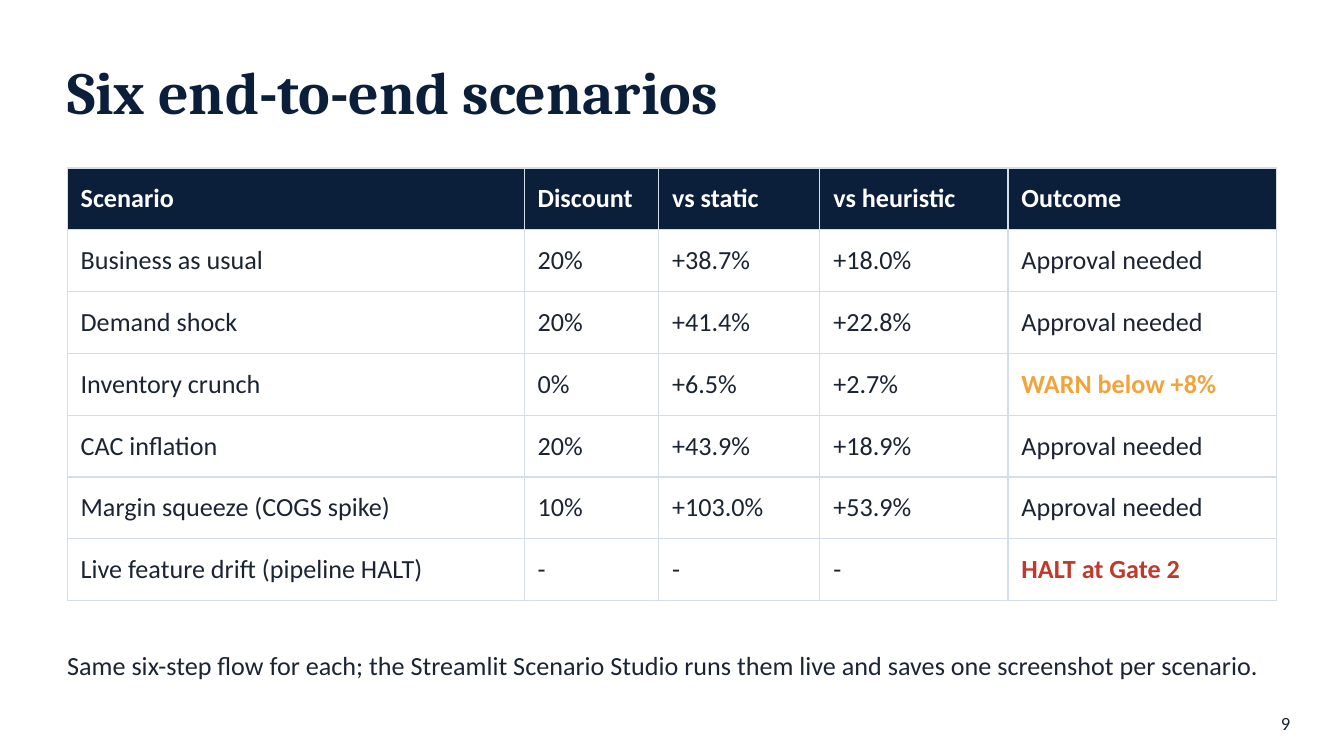
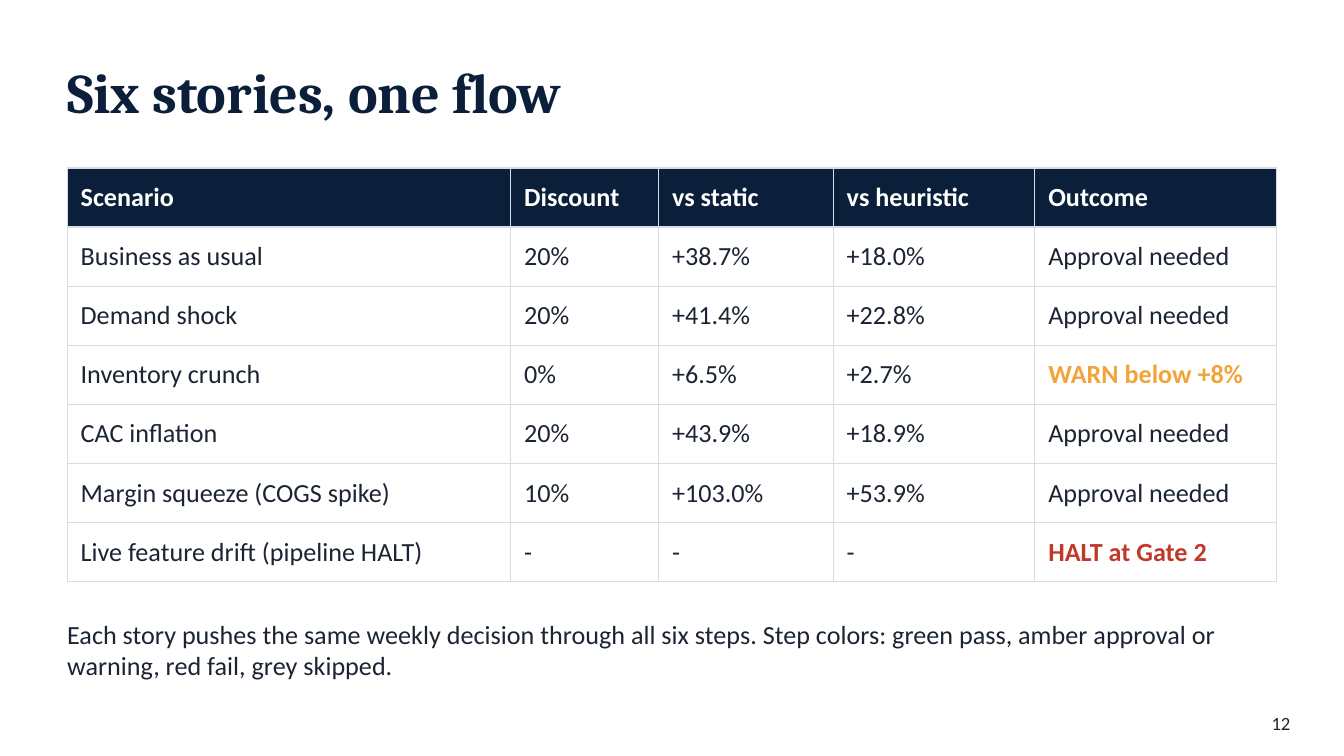
Before and after one commit to ramakrishnakandipati/MMM, a slide deck: slide 12 of agents/Autonomous_Campaign_and_Yield_Optimizer/presentation/Autonomous_Campaign_Yield_Optimizer.pptx (slide 9 before the commit). Drawn at 1344x756 pixels with LibreOffice and Linux fonts; fonts in the diff are those of the drawing. Boxes give left, top, right and bottom in pixels: in the first picture for what was removed or moved away, otherwise in the second. Text is boxed around its words. In the diff, an @@ line names an element or a change of style, - is before the commit and + after.

```diff
--- a/agents/Autonomous_Campaign_and_Yield_Optimizer/presentation/Autonomous_Campaign_Yield_Optimizer.pptx
+++ b/agents/Autonomous_Campaign_and_Yield_Optimizer/presentation/Autonomous_Campaign_Yield_Optimizer.pptx
@@ text removed at <box>67,72,718,115</box> @@
-Six end-to-end scenarios
@@ text added at <box>67,73,561,121</box>, 30 pt, text #0B1F3A, bold @@
+Six stories, one flow
@@ table: place and size @@
-table at <box>67,168,1277,587</box>
+table at <box>67,168,1277,570</box>
@@ text added at <box>67,626,1215,680</box>, 14 pt, text #1B2433 @@
+Each story pushes the same weekly decision through all six steps. Step colors: green pass, amber approval or warning, red fail, grey skipped.
@@ text removed at <box>67,657,1257,680</box> @@
-Same six-step flow for each; the Streamlit Scenario Studio runs them live and saves one screenshot per scenario.
@@ page number at <box>1272,718,1291,730</box>: text changed @@
-9
+12
```
Also in this commit, not shown: 5 other slides changed, 13 slides added, 5 slides removed, 33 other files.
